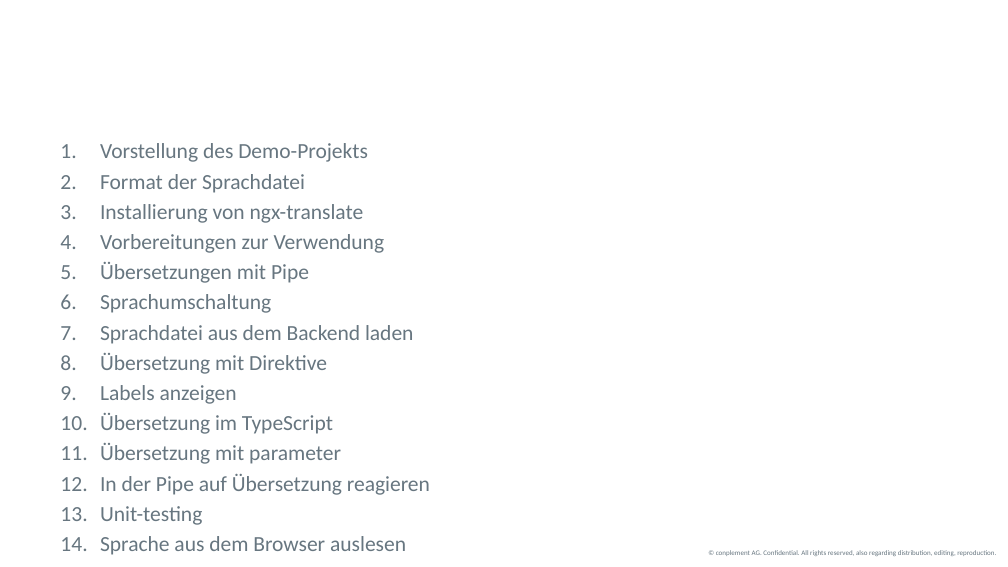
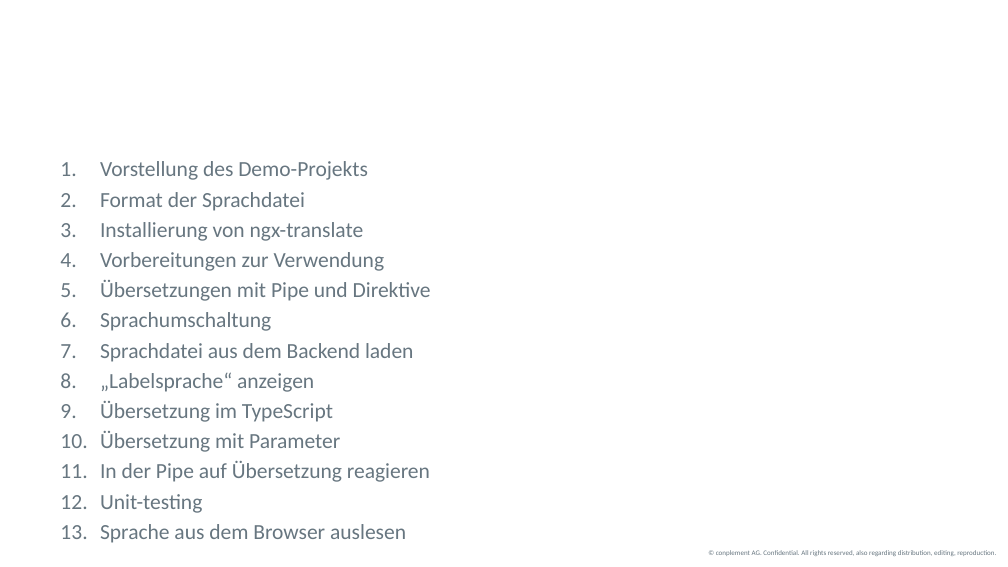
Before and after one commit to bytePassion/wdc_Talk_ngx-translate, a slide deck: slide 3 of Talk/Vortrag.pptx. Drawn at 1008x567 pixels with LibreOffice and Linux fonts; fonts in the diff are those of the drawing; background and template pictures are left out. Boxes give left, top, right and bottom in pixels: in the first picture for what was removed or moved away, otherwise in the second. Text is boxed around its words. In the diff, an @@ line names an element or a change of style, - is before the commit and + after.

```diff
--- a/Talk/Vortrag.pptx
+++ b/Talk/Vortrag.pptx
@@ text "Vorstellung des Demo-Projekts": place and size @@
-text "Vorstellung des Demo-Projekts" at <box>100,143,430,555</box>
+text "Vorstellung des Demo-Projekts" at <box>100,161,431,543</box>
@@ text at <box>100,280,431,301</box>: text changed @@
-5. Übersetzungen mit Pipe
+5. Übersetzungen mit Pipe und Direktive
@@ text at <box>100,372,314,392</box>: text changed @@
-8. Übersetzung mit Direktive
-9. Labels anzeigen
+8. „Labelsprache“ anzeigen
@@ text at <box>100,431,340,452</box>: text changed @@
-11. Übersetzung mit parameter
+10. Übersetzung mit Parameter
```
Also in this commit, not shown: 6 other files.
